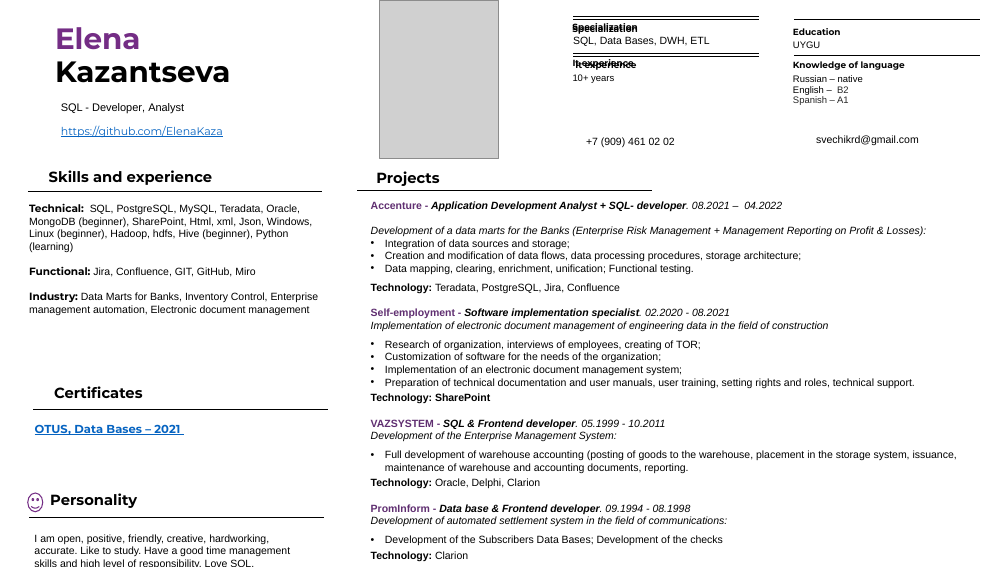
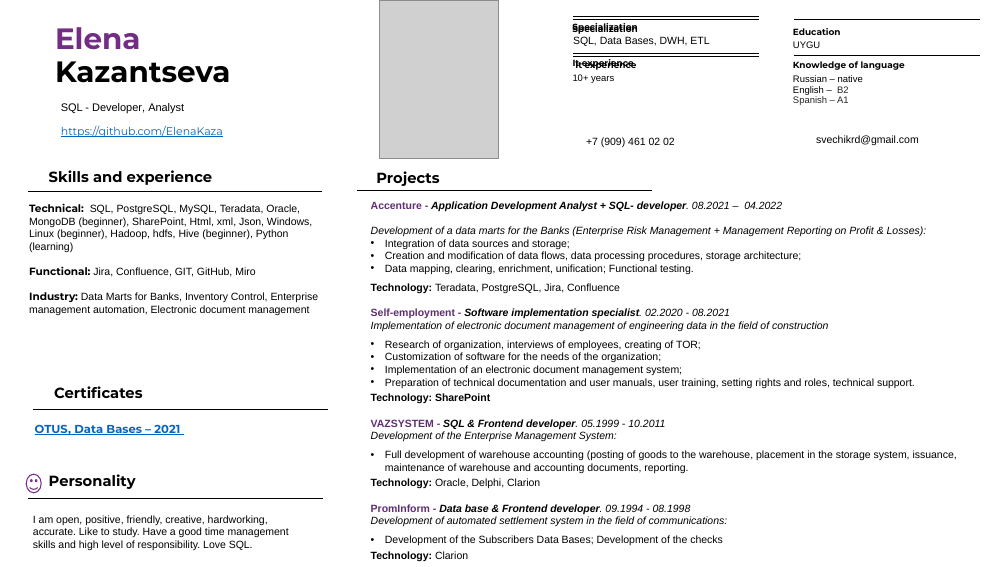
Before and after one commit to ElenaKaza/curriculum-vitae, a slide deck: slide 1 of SQL-developer+Analyst - EN.pptx. Drawn at 1008x567 pixels with LibreOffice and Linux fonts; fonts in the diff are those of the drawing; grey boxes stand for pictures; background and template pictures are left out. Boxes give left, top, right and bottom in pixels: in the first picture for what was removed or moved away, otherwise in the second. Text is boxed around its words. In the diff, an @@ line names an element or a change of style, - is before the commit and + after.

```diff
--- a/SQL-developer+Analyst - EN.pptx
+++ b/SQL-developer+Analyst - EN.pptx
@@ 2 texts, 1 line, 1 smiley face: place and size @@
-2 texts, 1 line, 1 smiley face at [28,493,324,556]
+2 texts, 1 line, 1 smiley face at [26,474,323,550]
```
